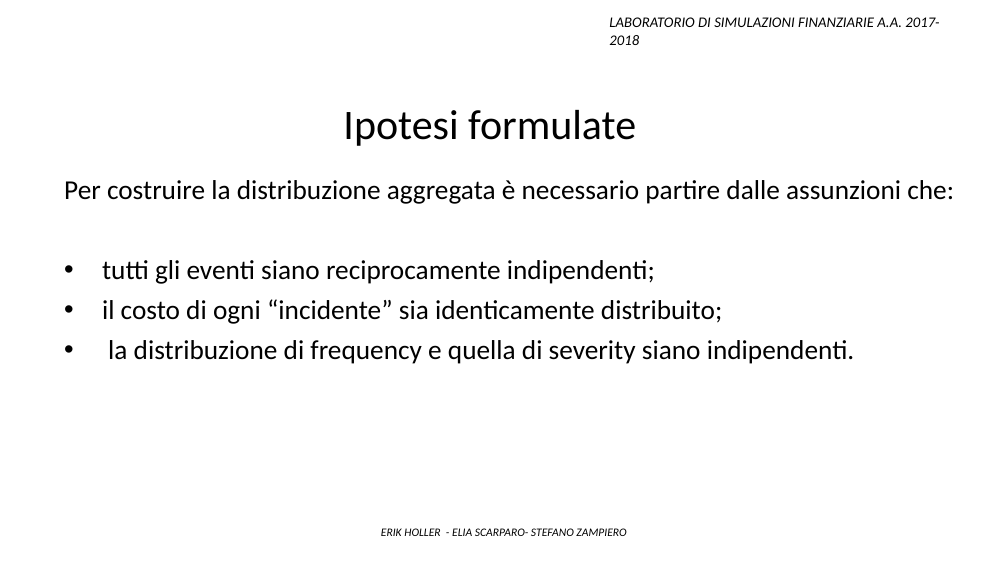
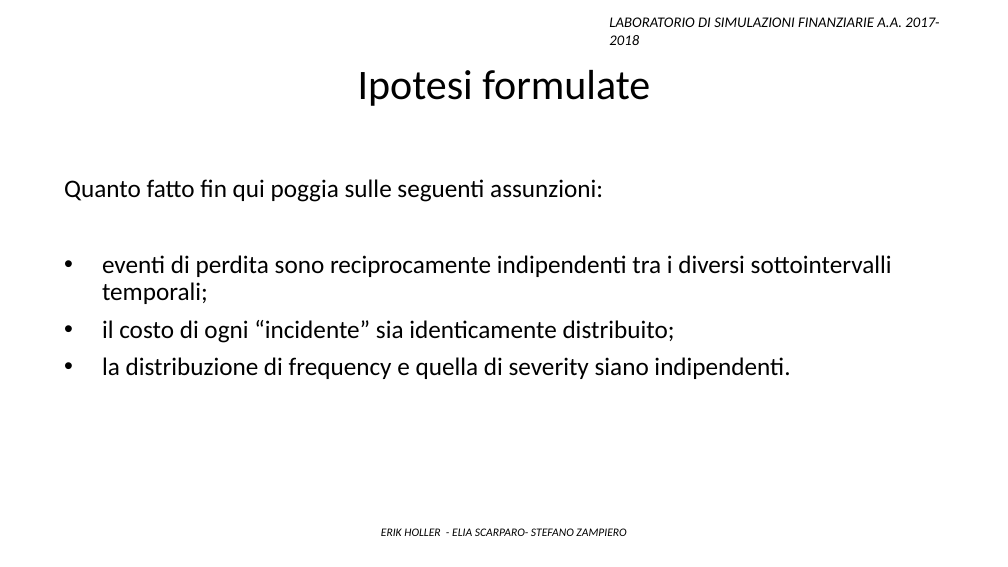
Before and after one commit to Stegirsanov/Laboratorio-di-simulazioni-finanziarie-project, a slide deck: slide 21 of Presentazione_finale.pptx (slide 20 before the commit). Drawn at 1008x567 pixels with LibreOffice and Linux fonts; fonts in the diff are those of the drawing. Boxes give left, top, right and bottom in pixels: in the first picture for what was removed or moved away, otherwise in the second. Text is boxed around its words. In the diff, an @@ line names an element or a change of style, - is before the commit and + after.

```diff
--- a/Presentazione_finale.pptx
+++ b/Presentazione_finale.pptx
@@ text "Ipotesi formulate": place and size @@
-text "Ipotesi formulate" at (343,110,636,146)
+text "Ipotesi formulate" at (358,70,650,106)
@@ text at (64,179,892,304): text changed; size 26 to 24 pt @@
-Per costruire la distribuzione aggregata è necessario partire dalle assunzioni che:
-• tutti gli eventi siano reciprocamente indipendenti;
+Quanto fatto fin qui poggia sulle seguenti assunzioni:
+• eventi di perdita sono reciprocamente indipendenti tra i diversi sottointervalli temporali;
@@ text at (102,320,790,379): size 26 to 24 pt in "il costo di ogni “incidente” sia identicamente ...", "la distribuzione di frequency e quella di ..." @@
```
Also in this commit, not shown: 15 other slides changed, 6 slides added, 2 slides removed, 3 other files.
